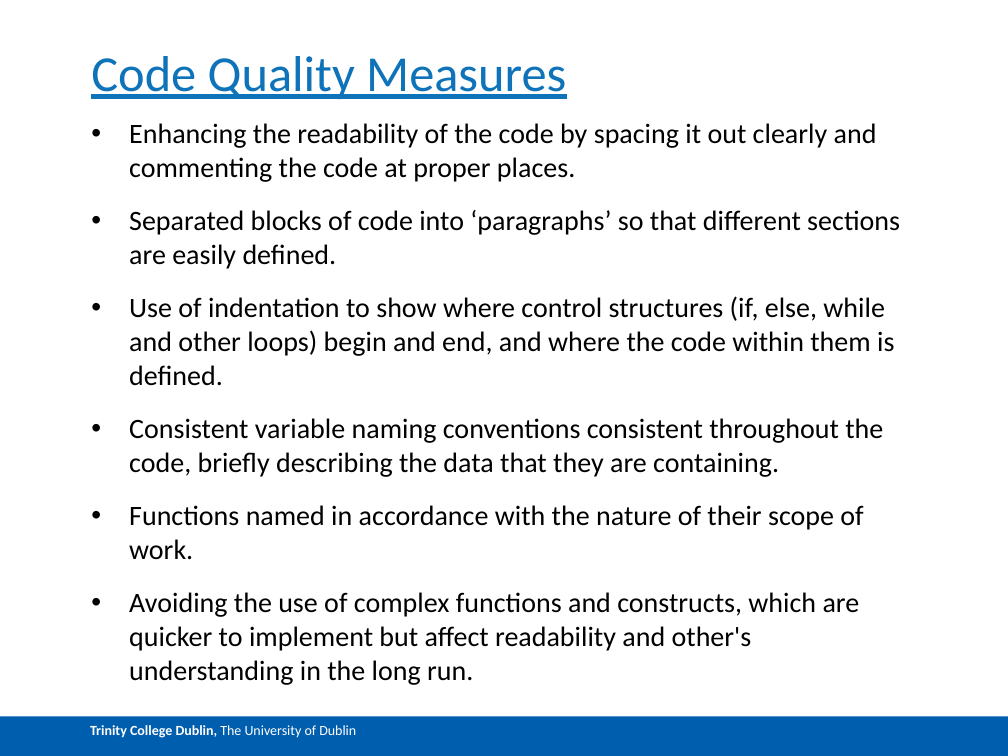
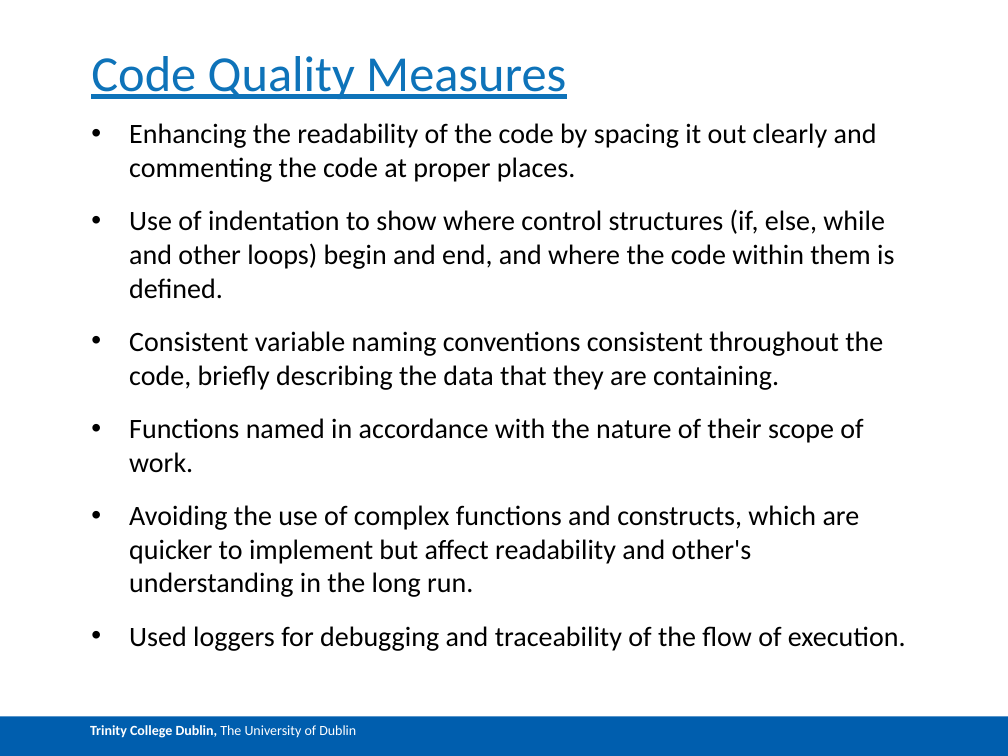
Before and after one commit to ppkkll/LoginPage, a slide deck: slide 8 of Documents/ASE Demo Group 9.pptx. Drawn at 1008x756 pixels with LibreOffice and Linux fonts; fonts in the diff are those of the drawing. Boxes give left, top, right and bottom in pixels: in the first picture for what was removed or moved away, otherwise in the second. Text is boxed around its words. In the diff, an @@ line names an element or a change of style, - is before the commit and + after.

```diff
--- a/Documents/ASE Demo Group 9.pptx
+++ b/Documents/ASE Demo Group 9.pptx
@@ text at box(129, 210, 900, 269): paragraph removed @@
-• Separated blocks of code into ‘paragraphs’ so that different sections are easily defined.
@@ text at box(129, 626, 906, 651): paragraph added @@
+• Used loggers for debugging and traceability of the flow of execution.
```
Also in this commit, not shown: 8 other slides changed, 2 slides added, 1 slide removed.
